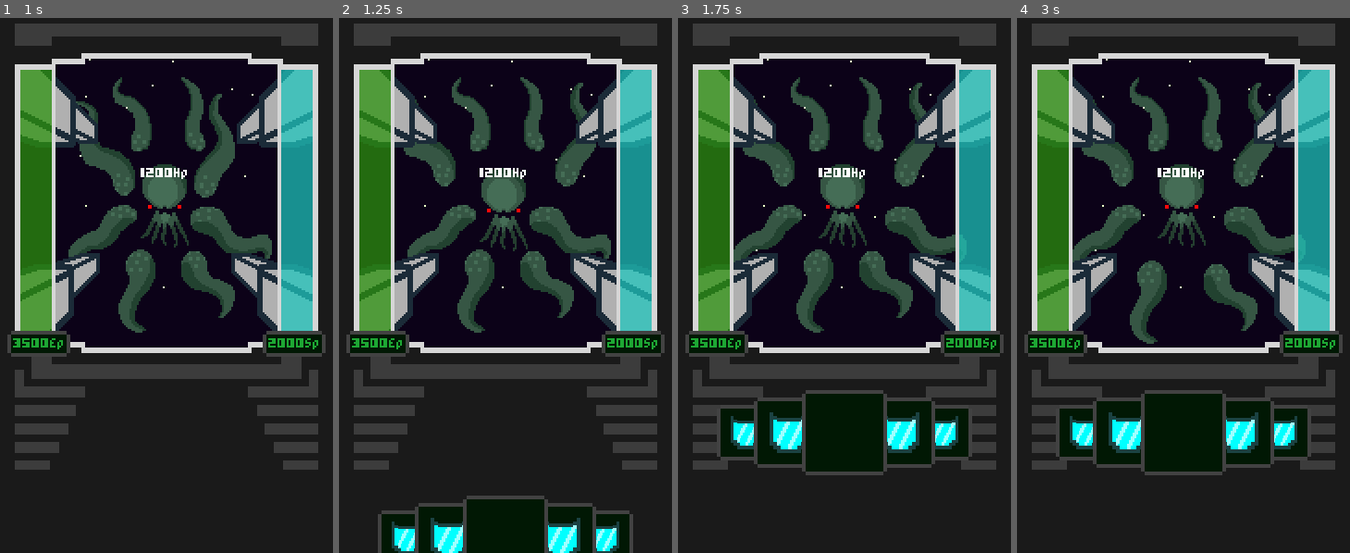
Above: before the commit, frames 1-4 (left to right).
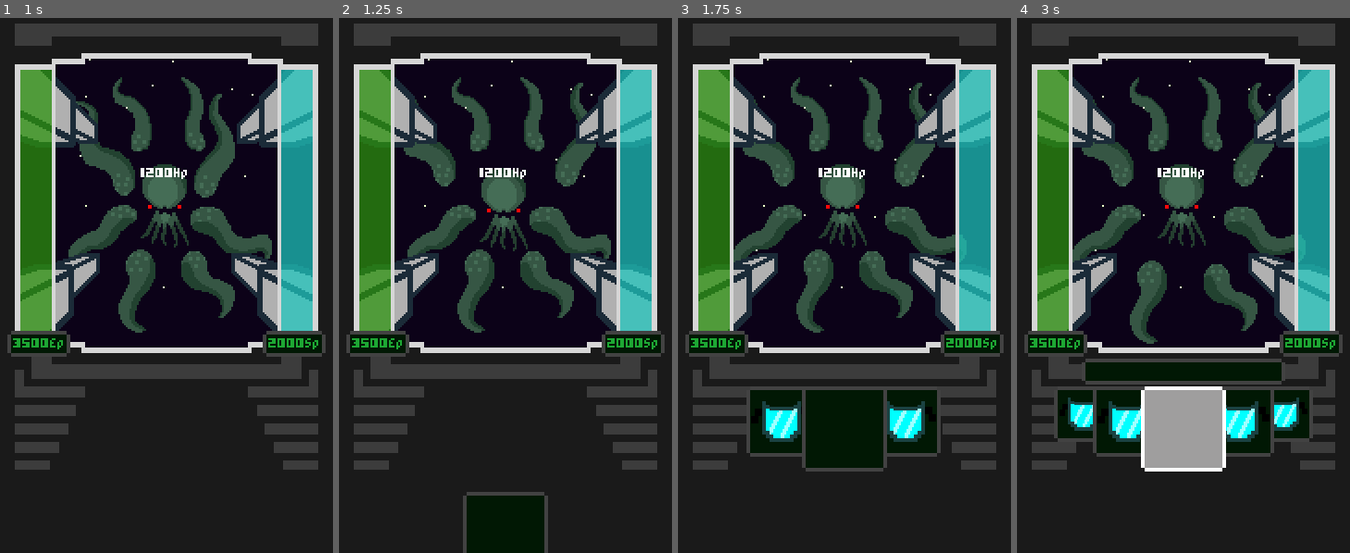
Above: after the commit, the same moments.

Repository: Razzf/SpaceRpg
Game: Godot game, scene res://Scenes/Battle.tscn
Two runs of this game, one before a commit and one after it. Both use one fixed random seed, a clock stepped at 60 frames per second and the inputs below.
Inputs (mouse positions are in pixels of both pictures, inside the frame that each line leads up to):
- Up to frame 1 (1 s): click "Weapons" at 0.5 s
- Up to frame 2 (1.25 s): no input
- Up to frame 3 (1.75 s): click (741, 536) at 1.27 s
- Up to frame 4 (3 s): click (1286, 435) at 2.02 s; click (1183, 429) at 2.77 s

Frame 1 is identical in both runs. In frame 2, 4.8% of the frame differs, in the area x 11-89%, y 88-100%; in frame 3, 6.0%; in frame 4, 12%, in the area x 11-89%, y 63-86%.
Error in both runs: Trying to assign value of type 'TextureProgress' to a variable of type 'ProgressBar'. (res://Scripts/SpaceShip.gd:6)

Commit message:
new weapon selector added

Diff:
--- a/Scenes/WeaponSelector2.tscn
+++ b/Scenes/WeaponSelector2.tscn
@@ -1,12 +1,12 @@
-[gd_scene load_steps=13 format=2]
-
-[ext_resource path="res://Resources/Styles/panel.tres" type="StyleBox" id=1]
+[gd_scene load_steps=15 format=2]
+
 [ext_resource path="res://Resources/Styles/normalbutton.tres" type="StyleBox" id=2]
 [ext_resource path="res://Resources/Styles/HoverButton.tres" type="StyleBox" id=3]
 [ext_resource path="res://Resources/Styles/pressedbutton.tres" type="StyleBox" id=4]
 [ext_resource path="res://Scripts/WeaponController.gd" type="Script" id=5]
 [ext_resource path="res://Img Resources/Icons Images/Shield.png" type="Texture" id=6]
 [ext_resource path="res://Scripts/WeaponSelector2.gd" type="Script" id=7]
+[ext_resource path="res://Resources/Fonts/PixelFont.tres" type="DynamicFont" id=8]
 
 [sub_resource type="StyleBoxEmpty" id=1]
 
@@ -15,10 +15,14 @@
 [sub_resource type="StyleBoxEmpty" id=3]
 
 [sub_resource type="StyleBoxFlat" id=4]
+
+[sub_resource type="StyleBoxEmpty" id=6]
+
+[sub_resource type="StyleBoxFlat" id=7]
 
 [sub_resource type="Animation" id=5]
 resource_name = "Appear"
-length = 0.5
+length = 1.2
 tracks/0/type = "value"
 tracks/0/path = NodePath(".:rect_position")
 tracks/0/interp = 1
@@ -31,15 +35,101 @@
 "update": 0,
 "values": [ Vector2( 20, 90 ), Vector2( 20, 80 ), Vector2( 20, 60 ), Vector2( 20, 40 ), Vector2( 20, 20 ) ]
 }
+tracks/1/type = "value"
+tracks/1/path = NodePath("UpDownBtns2:custom_constants/separation")
+tracks/1/interp = 1
+tracks/1/loop_wrap = true
+tracks/1/imported = false
+tracks/1/enabled = true
+tracks/1/keys = {
+"times": PoolRealArray( 0, 0.4, 0.6, 0.8 ),
+"transitions": PoolRealArray( 1, 1, 1, 1 ),
+"update": 0,
+"values": [ -20, -20, 40, 32 ]
+}
+tracks/2/type = "value"
+tracks/2/path = NodePath("UpDownBtns:custom_constants/separation")
+tracks/2/interp = 1
+tracks/2/loop_wrap = true
+tracks/2/imported = false
+tracks/2/enabled = true
+tracks/2/keys = {
+"times": PoolRealArray( 0, 0.6, 0.8, 1 ),
+"transitions": PoolRealArray( 1, 1, 1, 1 ),
+"update": 0,
+"values": [ -10, -10, 90, 84 ]
+}
+tracks/3/type = "value"
+tracks/3/path = NodePath("UpDownBtns2:rect_position")
+tracks/3/interp = 1
+tracks/3/loop_wrap = true
+tracks/3/imported = false
+tracks/3/enabled = true
+tracks/3/keys = {
+"times": PoolRealArray(  ),
+"transitions": PoolRealArray(  ),
+"update": 0,
+"values": [  ]
+}
+tracks/4/type = "method"
+tracks/4/path = NodePath(".")
+tracks/4/interp = 1
+tracks/4/loop_wrap = true
+tracks/4/imported = false
+tracks/4/enabled = true
+tracks/4/keys = {
+"times": PoolRealArray( 0.8 ),
+"transitions": PoolRealArray( 1 ),
+"values": [ {
+"args": [  ],
+"method": "_weaponSelector_outspreded"
+} ]
+}
+tracks/5/type = "value"
+tracks/5/path = NodePath("../Panel:rect_position")
+tracks/5/interp = 1
+tracks/5/loop_wrap = true
+tracks/5/imported = false
+tracks/5/enabled = true
+tracks/5/keys = {
+"times": PoolRealArray( 0.8, 0.9 ),
+"transitions": PoolRealArray( 1, 1 ),
+"update": 0,
+"values": [ Vector2( 35, 30 ), Vector2( 35, 5 ) ]
+}
 
 [node name="Node2D" type="Node2D"]
 script = ExtResource( 7 )
 
-[node name="WeaponController" type="CenterContainer" parent="."]
+[node name="Panel" type="Panel" parent="."]
+visible = false
+margin_left = 35.0
+margin_top = 5.0
+margin_right = 145.0
+margin_bottom = 19.0
+custom_styles/panel = ExtResource( 2 )
+__meta__ = {
+"_edit_use_anchors_": false
+}
+
+[node name="Label" type="Label" parent="Panel"]
+margin_left = 3.0
+margin_top = 3.0
+margin_right = 107.0
+margin_bottom = 11.0
+custom_fonts/font = ExtResource( 8 )
+custom_colors/font_color = Color( 0.113725, 0.654902, 0.2, 1 )
+align = 1
+valign = 1
+__meta__ = {
+"_edit_use_anchors_": false
+}
+
+[node name="WeaponController" type="Container" parent="."]
 margin_left = 20.0
-margin_top = 20.0
+margin_top = 90.0
 margin_right = 160.0
-margin_bottom = 71.0
+margin_bottom = 136.0
 rect_min_size = Vector2( 140, 0 )
 script = ExtResource( 5 )
 __meta__ = {
@@ -47,16 +137,16 @@
 }
 
 [node name="UpDownBtns" type="HBoxContainer" parent="WeaponController"]
-margin_top = 10.0
-margin_right = 140.0
-margin_bottom = 40.0
+margin_left = -8.0
+margin_right = 148.0
+margin_bottom = 30.0
 rect_min_size = Vector2( 140, 25 )
-custom_constants/separation = 82
+custom_constants/separation = -10
 alignment = 1
 
 [node name="UpButton" type="Button" parent="WeaponController/UpDownBtns"]
-margin_left = 1.0
-margin_right = 29.0
+margin_left = 55.0
+margin_right = 83.0
 margin_bottom = 30.0
 rect_min_size = Vector2( 28, 30 )
 custom_styles/hover = ExtResource( 3 )
@@ -73,8 +163,8 @@
 texture = ExtResource( 6 )
 
 [node name="DownButton" type="Button" parent="WeaponController/UpDownBtns"]
-margin_left = 111.0
-margin_right = 139.0
+margin_left = 73.0
+margin_right = 101.0
 margin_bottom = 30.0
 rect_min_size = Vector2( 28, 30 )
 custom_styles/hover = ExtResource( 3 )
@@ -90,23 +180,24 @@
 texture = ExtResource( 6 )
 
 [node name="UpDownBtns2" type="HBoxContainer" parent="WeaponController"]
-margin_top = 6.0
-margin_right = 140.0
-margin_bottom = 44.0
-rect_min_size = Vector2( 140, 25 )
-custom_constants/separation = 40
+margin_left = 15.0
+margin_right = 125.0
+margin_bottom = 38.0
+rect_min_size = Vector2( 98, 25 )
+custom_constants/separation = -20
 alignment = 1
 
 [node name="UpButton" type="Button" parent="WeaponController/UpDownBtns2"]
-margin_left = 21.0
-margin_right = 50.0
+margin_left = 32.0
+margin_right = 65.0
 margin_bottom = 38.0
-rect_min_size = Vector2( 29, 38 )
+rect_min_size = Vector2( 33, 38 )
 custom_styles/hover = ExtResource( 3 )
 custom_styles/pressed = ExtResource( 4 )
 custom_styles/focus = SubResource( 1 )
 custom_styles/disabled = SubResource( 2 )
 custom_styles/normal = ExtResource( 2 )
+custom_constants/hseparation = 0
 align = 2
 expand_icon = true
 
@@ -115,10 +206,10 @@
 texture = ExtResource( 6 )
 
 [node name="DownButton" type="Button" parent="WeaponController/UpDownBtns2"]
-margin_left = 90.0
-margin_right = 119.0
+margin_left = 45.0
+margin_right = 78.0
 margin_bottom = 38.0
-rect_min_size = Vector2( 29, 38 )
+rect_min_size = Vector2( 33, 38 )
 custom_styles/hover = ExtResource( 3 )
 custom_styles/pressed = ExtResource( 4 )
 custom_styles/focus = SubResource( 3 )
@@ -127,16 +218,19 @@
 expand_icon = true
 
 [node name="icon" type="Sprite" parent="WeaponController/UpDownBtns2/DownButton"]
-position = Vector2( 10, 19 )
-texture = ExtResource( 6 )
-
-[node name="WeaponIcon" type="Panel" parent="WeaponController"]
+position = Vector2( 14, 19 )
+texture = ExtResource( 6 )
+
+[node name="WeaponIcon" type="Button" parent="WeaponController"]
 margin_left = 47.0
-margin_top = 2.0
 margin_right = 93.0
-margin_bottom = 48.0
+margin_bottom = 46.0
 rect_min_size = Vector2( 46, 46 )
-custom_styles/panel = ExtResource( 1 )
+custom_styles/hover = ExtResource( 3 )
+custom_styles/pressed = ExtResource( 4 )
+custom_styles/focus = SubResource( 6 )
+custom_styles/disabled = SubResource( 7 )
+custom_styles/normal = ExtResource( 2 )
 
 [node name="Sprite" type="Sprite" parent="WeaponController/WeaponIcon"]
 position = Vector2( 23, 23 )
@@ -148,3 +242,4 @@
 [connection signal="pressed" from="WeaponController/UpDownBtns/DownButton" to="WeaponController" method="_on_DownButton_pressed"]
 [connection signal="pressed" from="WeaponController/UpDownBtns2/UpButton" to="WeaponController" method="_on_UpButton_pressed"]
 [connection signal="pressed" from="WeaponController/UpDownBtns2/DownButton" to="WeaponController" method="_on_DownButton_pressed"]
+[connection signal="pressed" from="WeaponController/WeaponIcon" to="WeaponController" method="_on_WeaponIcon_pressed"]
--- a/Scripts/WeaponController.gd
+++ b/Scripts/WeaponController.gd
@@ -1,9 +1,11 @@
-extends CenterContainer
+extends Container
 
 const battle_units = preload("res://Resources/ScriptableClasses/BattleUnits.tres")
 onready var weaponIcon = $WeaponIcon/Sprite
 onready var UpperButton = $UpDownBtns2/UpButton/icon
 onready var LowerButton = $UpDownBtns2/DownButton/icon
+onready var weaponnamepanel = get_parent().get_node("Panel")
+onready var weaponName = get_parent().get_node("Panel/Label")
 signal weapon_Changed()
 const upwards = -1
 const downwards = 1
@@ -13,6 +15,8 @@
 
 func _ready():
 	$anim.play("Appear")
+	yield($anim,"animation_finished")
+	weaponnamepanel.show()
 	if battle_units.SpaceShip != null and battle_units.SpaceShip.equipped_weapon != null:
 		var ship = battle_units.SpaceShip
 		var weapon = ship.equipped_weapon
@@ -22,6 +26,7 @@
 		UpperButton.texture = upperWeapon.icon_texture
 		LowerButton.texture = lowerWeapon.icon_texture
 		weaponIcon.texture = weapon.icon_texture
+		weaponName.text = weapon._name
 		upperWeapon.free()
 		lowerWeapon.free()
 
@@ -66,7 +71,22 @@
 
 			ship.update_equipped_weapon(index)
 			weapon = ship.equipped_weapon
+			weaponnamepanel.show()
+			weaponName.text = weapon._name
 			weaponIcon.texture = weapon.icon_texture
 
-func _exit_tree():
+func _weaponSelector_outspreded():
+	if $anim.get_playing_speed() == -1:
+		weaponnamepanel.hide()
+		print("se hideo")
+	else:
+		weaponnamepanel.show()
+		print("no se jaideo")
+
+
+
+func _on_WeaponIcon_pressed():
 	$anim.play_backwards("Appear")
+	yield($anim, "animation_finished")
+	battle_units.SpaceShip.attack(battle_units.Enemy)
+	queue_free()
Binary file changed: Img Resources/Icons Images/Shield.png
